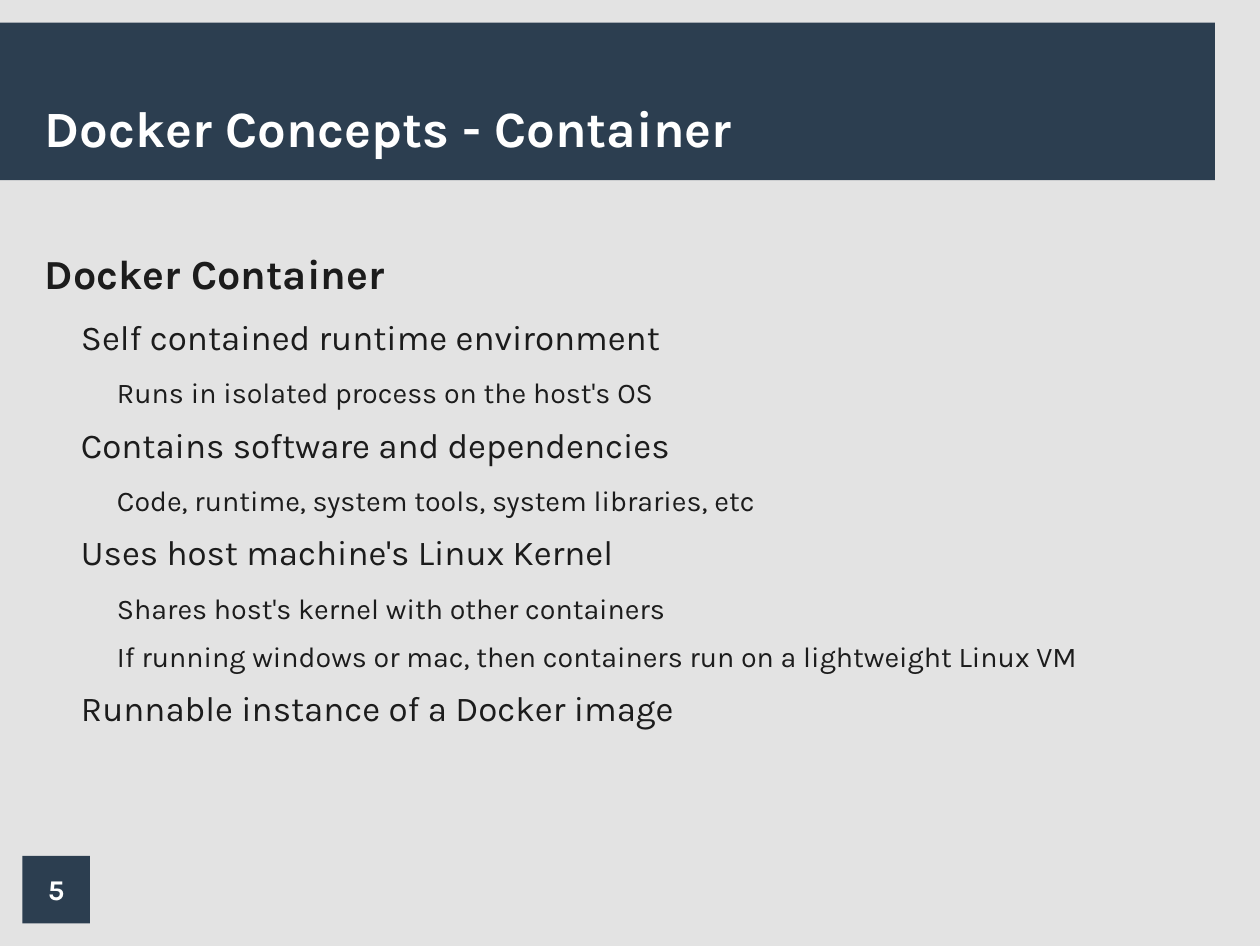
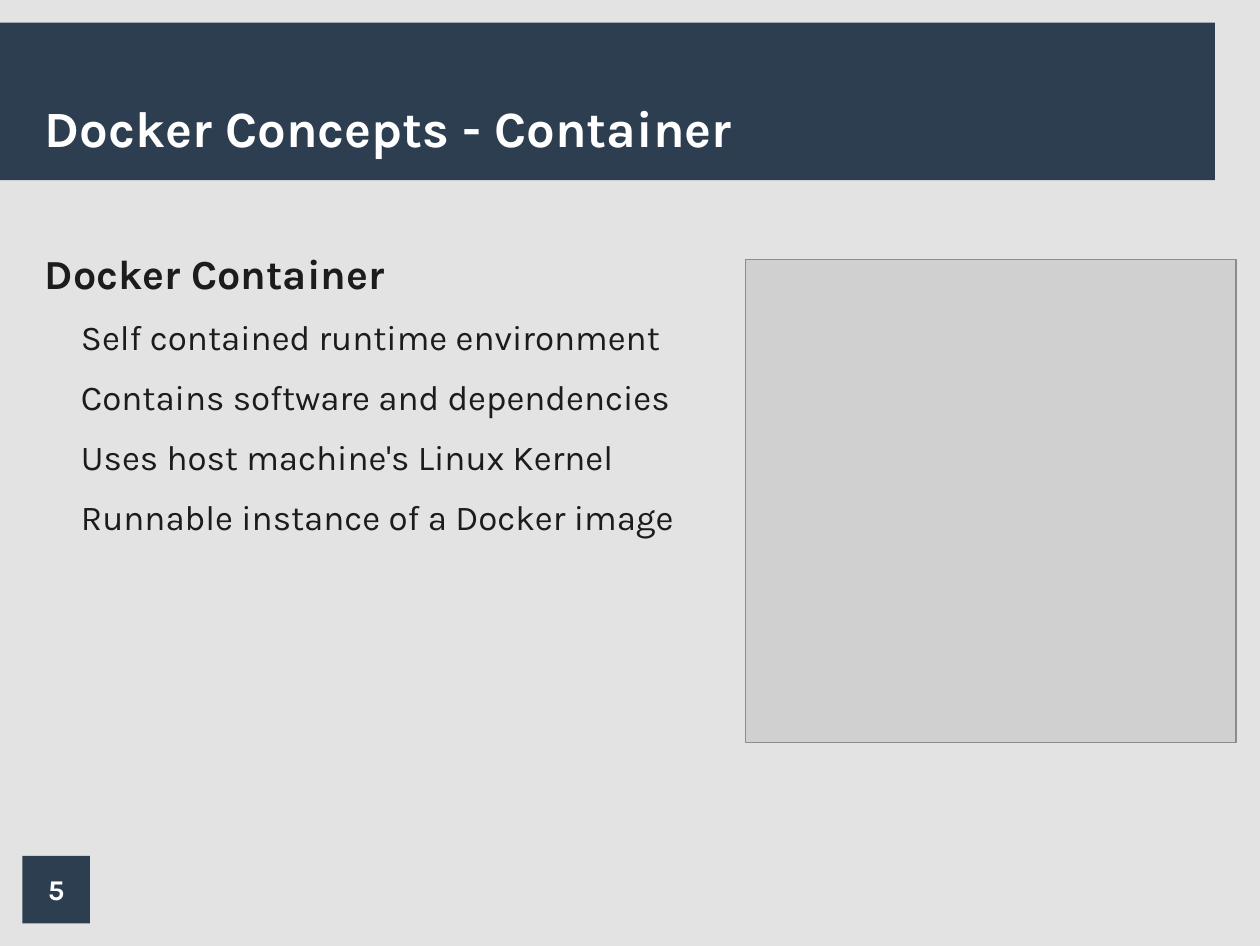
Before and after one commit to mjsmith1028/docker-presentation, a slide deck: slide 5 of powerpoint/docker_pres.odp. Drawn at 1260x946 pixels with LibreOffice and Linux fonts; fonts in the diff are those of the drawing; grey boxes stand for pictures; background and template pictures are left out. Boxes give left, top, right and bottom in pixels: in the first picture for what was removed or moved away, otherwise in the second. Text is boxed around its words. In the diff, an @@ line names an element or a change of style, - is before the commit and + after.

```diff
--- a/powerpoint/docker_pres.odp
+++ b/powerpoint/docker_pres.odp
@@ picture added at (x1=745, y1=260, x2=1236, y2=743) @@
@@ text at (x1=117, y1=383, x2=653, y2=410): paragraph removed @@
-    Runs in isolated process on the host's OS
@@ text at (x1=117, y1=491, x2=754, y2=518): paragraph removed @@
-    Code, runtime, system tools, system libraries, etc
@@ text at (x1=117, y1=599, x2=1076, y2=674): paragraphs removed @@
-    Shares host's kernel with other containers
-    If running windows or mac, then containers run on a lightweight Linux VM
```
Also in this commit, not shown: 8 other slides changed, 1 other file.
